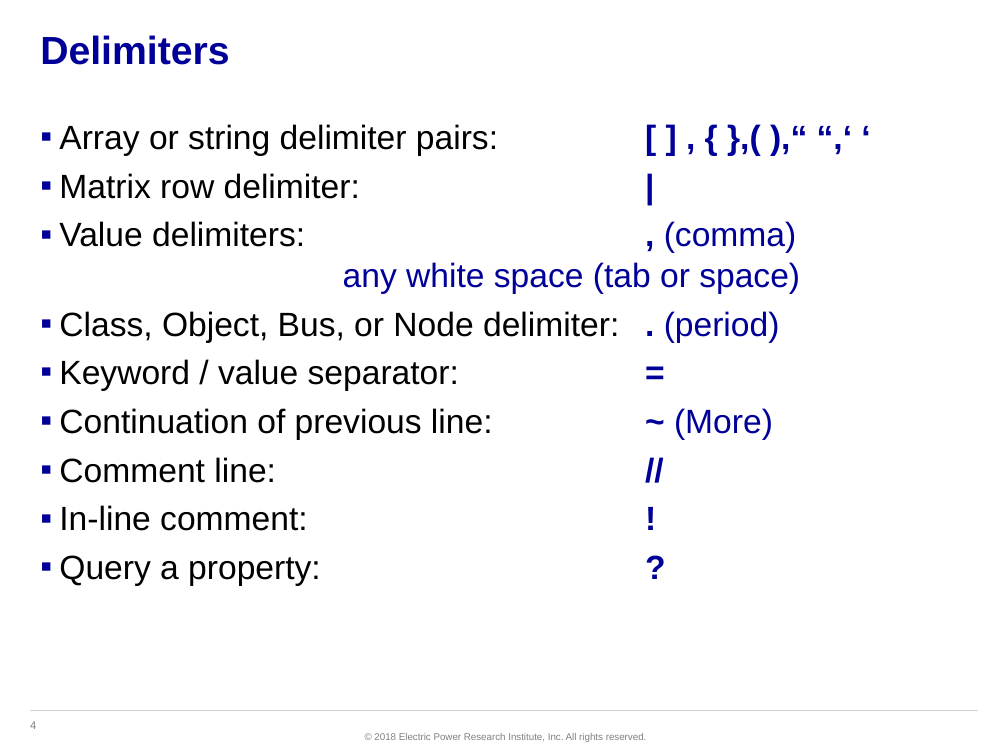
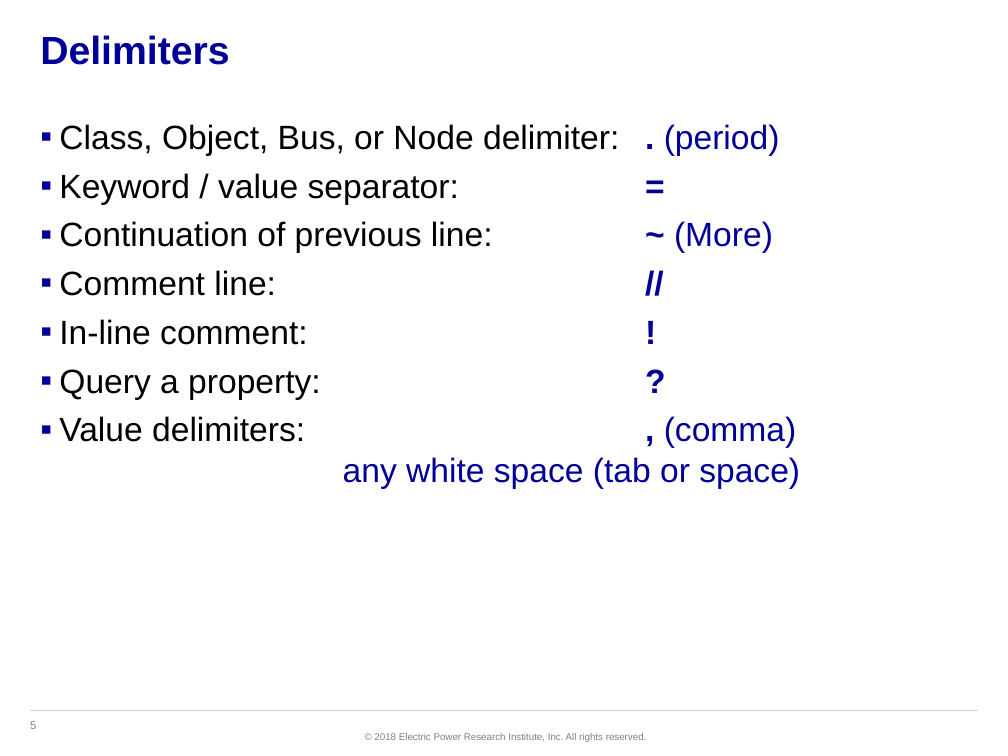
Before and after one commit to dss-extensions/opendss-svn-mirror, a slide deck: slide 5 of trunk/Training/NCSU-2018/Scripting Basics.pptx (slide 4 before the commit). Drawn at 1008x756 pixels with LibreOffice and Linux fonts; fonts in the diff are those of the drawing; background and template pictures are left out. Boxes give left, top, right and bottom in pixels: in the first picture for what was removed or moved away, otherwise in the second. Text is boxed around its words. In the diff, an @@ line names an element or a change of style, - is before the commit and + after.

```diff
--- a/trunk/Training/NCSU-2018/Scripting Basics.pptx
+++ b/trunk/Training/NCSU-2018/Scripting Basics.pptx
@@ text at [59, 124, 800, 294]: paragraphs removed @@
-▪ Array or string delimiter pairs: [ ] , { },( ),“ “,‘ ‘
-▪ Matrix row delimiter: |
-▪ Value delimiters: , (comma)
-  any white space (tab or space)
@@ text at [59, 416, 800, 489]: paragraph added @@
+▪ Value delimiters: , (comma)
+  any white space (tab or space)
@@ page number at [30, 721, 36, 729]: text changed @@
-4
+5
```
Also in this commit, not shown: 5 other slides changed, 12 slides added, 3 slides removed.
